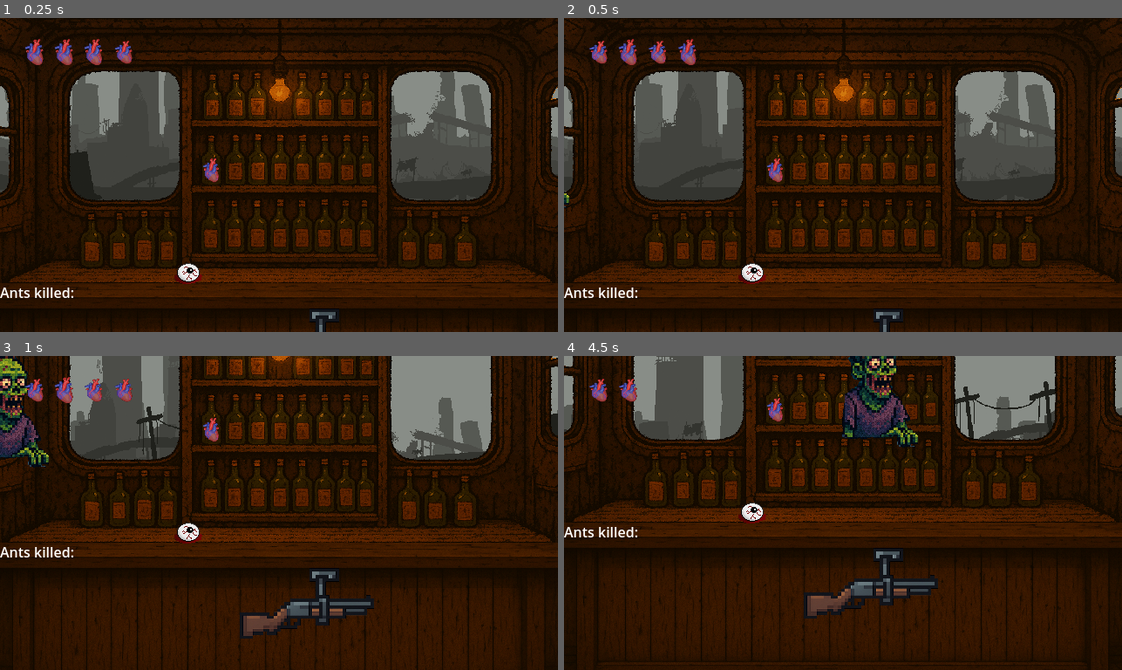
Above: before the commit, frames 1-4 (two rows, left to right).
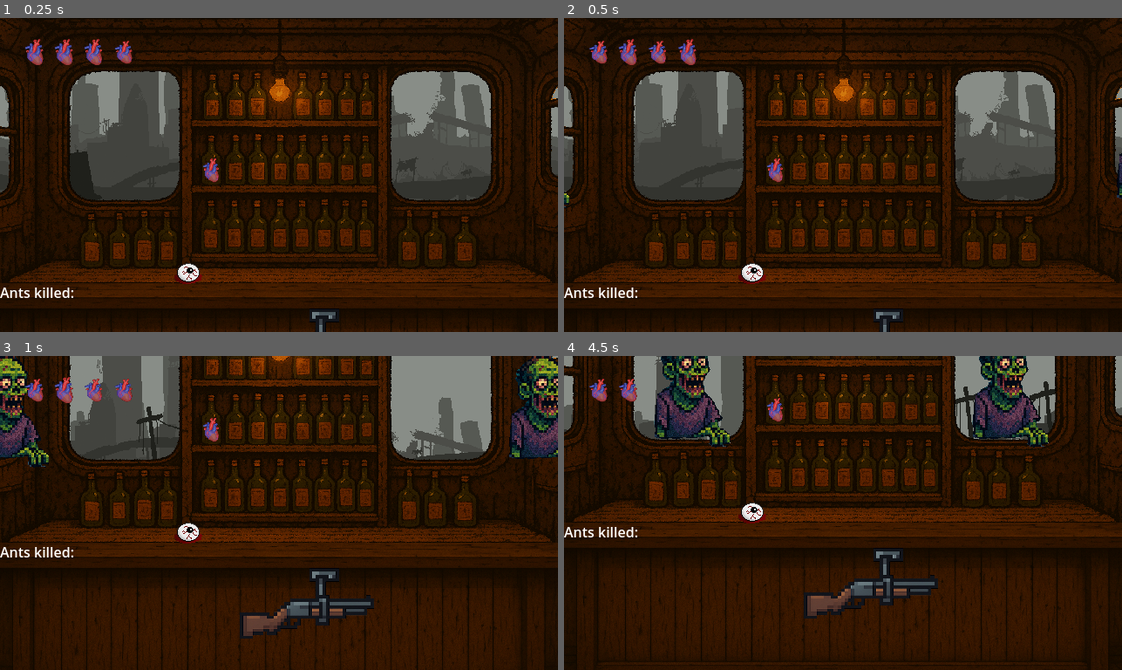
Above: after the commit, the same moments.

Repository: Iaotle/zombie-soup
Game: Godot game, scene res://Scenes/main.tscn
Two runs of this game, one before a commit and one after it. Both use one fixed random seed, a clock stepped at 60 frames per second and the inputs below.
Inputs (mouse positions are in pixels of both pictures, inside the frame that each line leads up to):
- Up to frame 1 (0.25 s): no input
- Up to frame 2 (0.5 s): no input
- Up to frame 3 (1 s): move the mouse to (401, 497) at 0.52 s; hold Mouse wheel down (scroll_down) from 0.53 s (still down); click (401, 497) at 0.67 s
- Up to frame 4 (4.5 s): move the mouse to (731, 528) at 1.27 s; release Mouse wheel down (scroll_down) at 1.28 s; tap Mouse wheel up (scroll_up) at 1.35 s; click (731, 528) at 1.42 s; move the mouse to (898, 443) at 2.02 s; hold Space (spacebar) 2.03-2.78 s; click (898, 443) at 2.17 s; move the mouse to (815, 575) at 2.77 s; tap Mouse wheel down (scroll_down) at 2.85 s; click (815, 575) at 2.92 s; move the mouse to (1010, 560) at 3.52 s; hold Mouse wheel up (scroll_up) 3.53-4.28 s; click (1010, 560) at 3.67 s; move the mouse to (675, 465) at 4.27 s; tap Space (spacebar) at 4.35 s; click (675, 465) at 4.42 s

Frame 1 is identical in both runs. In frame 2, 0.1% of the frame differs, in the area x 99-100%, y 43-58%; in frame 3, 2.3%; in frame 4, 7.4%, in the area x 16-87%, y 0-30%.

Commit message:
improve enemies, add sound

Diff:
--- a/Scenes/main.gd
+++ b/Scenes/main.gd
@@ -1,97 +1,142 @@
 extends Node2D
+# Define your enemy types here:
+var ENEMY_DEFS = [
+	# Add dictionaries here following the example above, e.g. skeleton, mutant, etc.
+		{
+		"name": "zombie",
+		"calm_texture": preload("res://Sprites/zombie.png"),
+		"angry_texture": preload("res://Sprites/zombie_mad.png"),
+		"calm_scale": Vector2(0.13, 0.13),
+		"angry_scale": Vector2(0.29, 0.29),
+		"ingredients": ['eye', 'brain', 'heart'],
+		"spawn_y": 152,
+		"target_positions": {1: Vector2(147, 152), 2: Vector2(512, 152)},
+		"angry_positions": {1: Vector2(140, 162), 2: Vector2(500, 162)},
+		"angry_sound": preload("res://zombie_mad.mp3")
+	},
+]
 
-@export var calm_texture: Texture2D
-@export var angry_texture: Texture2D
-@export var ingredient: Array[String] = []
-
-var sprite: Sprite2D
-var target_pos: Vector2
-var target_window: int
-var current_ingredient: String
-var state: String = "idle"
-var demand_timer: Timer
-var angry_timer: Timer
+# Tracks active enemies by window (1 or 2)
+var active_enemies := {}
 
 func _ready():
 	randomize()
-	spawn_zombie()
+	# Spawn one enemy in each window at start
+	for window_id in [1, 2]:
+		spawn_enemy(window_id)
 
-func spawn_zombie():
-	if sprite:
-		sprite.queue_free()
-	sprite = Sprite2D.new()
-	sprite.texture = calm_texture
-	sprite.scale = Vector2(0.13, 0.13)
+func spawn_enemy(window_id):
+	if active_enemies.has(window_id):
+		return
+	if ENEMY_DEFS.is_empty():
+		push_error("No enemy definitions found!")
+		return
+	var def = ENEMY_DEFS[randi() % ENEMY_DEFS.size()]
+	# Create and configure sprite
+	var sprite = Sprite2D.new()
+	sprite.texture = def["calm_texture"]
+	sprite.scale = def["calm_scale"]
+	# Determine off-screen spawn X
+	var screen_size = get_viewport_rect().size
+	var off_x = - sprite.texture.get_width() * sprite.scale.x if window_id == 1 else screen_size.x + sprite.texture.get_width() * sprite.scale.x
+	sprite.position = Vector2(off_x, def["spawn_y"])
 	add_child(sprite)
-
-	var screen_size = get_viewport_rect().size
-	var left_side = randi() % 2 == 0
-	var off_x = - sprite.texture.get_width() * sprite.scale.x if left_side else screen_size.x + sprite.texture.get_width() * sprite.scale.x
-	sprite.position = Vector2(off_x, 152)
-
-	target_window = randi() % 2 + 1
-	target_pos = Vector2(147, 152) if target_window == 1 else Vector2(512, 152)
-	state = "walking"
-	print("Spawned zombie, target window %d" % target_window)
-
-	if not demand_timer:
-		demand_timer = Timer.new()
-		demand_timer.one_shot = true
-		add_child(demand_timer)
-		demand_timer.connect("timeout", Callable(self, "_on_demand_timeout"))
-	if not angry_timer:
-		angry_timer = Timer.new()
-		angry_timer.one_shot = true
-		add_child(angry_timer)
-		angry_timer.connect("timeout", Callable(self, "_on_angry_timeout"))
+	# Create timers
+	var demand_timer = Timer.new()
+	demand_timer.one_shot = true
+	add_child(demand_timer)
+	demand_timer.connect("timeout", Callable(self, "_on_demand_timeout").bind(window_id))
+	var angry_timer = Timer.new()
+	angry_timer.one_shot = true
+	add_child(angry_timer)
+	angry_timer.connect("timeout", Callable(self, "_on_angry_timeout").bind(window_id))
+	# Store enemy data
+	active_enemies[window_id] = {
+		"def": def,
+		"sprite": sprite,
+		"state": "walking",
+		"demand_timer": demand_timer,
+		"angry_timer": angry_timer,
+		"current_ingredient": ""
+	}
+	print("Spawned %s in window %d" % [def["name"], window_id])
 
 func _process(delta):
-	if state == "walking":
-		sprite.position = sprite.position.move_toward(target_pos, 100 * delta)
-		if sprite.position.distance_to(target_pos) < 5:
-			sprite.position = target_pos
-			state = "waiting"
-			current_ingredient = ingredient[randi() % ingredient.size()] if ingredient.size() > 0 else ""
-			print("Zombie arrived at window %d, demand: %s" % [target_window, current_ingredient])
-			demand_timer.start(5)
+	for window_id in active_enemies.keys():
+		var data = active_enemies[window_id]
+		var def = data["def"]
+		var sprite = data["sprite"]
+		match data["state"]:
+			"walking":
+				var target = def["target_positions"][window_id]
+				sprite.position = sprite.position.move_toward(target, 100 * delta)
+				if sprite.position.distance_to(target) < 5:
+					sprite.position = target
+					data["state"] = "waiting"
+					data["current_ingredient"] = def["ingredients"][randi() % def["ingredients"].size()]
+					print("%s arrived at window %d, demand: %s" % [def["name"], window_id, data["current_ingredient"]])
+					data["demand_timer"].start(5)
+			"angry":
+				pass
 
-func feed_zombie():
-	if state == "waiting":
-		print("Fed zombie with %s" % current_ingredient)
-		demand_timer.stop()
-		sprite.queue_free()
-		spawn_zombie()
+func feed_enemy(window_id):
+	if not active_enemies.has(window_id):
+		return
+	var data = active_enemies[window_id]
+	if data["state"] == "waiting":
+		print("Fed %s with %s" % [data["def"]["name"], data["current_ingredient"]])
+		data["demand_timer"].stop()
+		_remove_enemy(window_id)
+		spawn_enemy(window_id)
 
-func _on_demand_timeout():
-	print("Zombie not fed, getting angry")
-	become_angry()
+func _on_demand_timeout(window_id):
+	var data = active_enemies[window_id]
+	print("%s at window %d not fed, getting angry" % [data["def"]["name"], window_id])
+	_become_angry(window_id)
 
-func become_angry():
-	state = "angry"
-	sprite.texture = angry_texture
-	sprite.scale = Vector2(0.29, 0.29)
-	sprite.position = Vector2(140, 162) if target_window == 1 else Vector2(500, 162)
-	print("Zombie is angry!")
-	angry_timer.start(5)
+func _become_angry(window_id):
+	var data = active_enemies[window_id]
+	data["state"] = "angry"
+	var def = data["def"]
+	var sprite = data["sprite"]
+	sprite.texture = def["angry_texture"]
+	sprite.scale = def["angry_scale"]
+	sprite.position = def["angry_positions"][window_id]
+	# Play angry sound
+	var snd = AudioStreamPlayer2D.new()
+	snd.stream = def["angry_sound"]
+	add_child(snd)
+	snd.play()
+	print("%s is angry at window %d!" % [def["name"], window_id])
+	data["angry_timer"].start(5)
 
 func _input(event):
-	if state == "angry" and event is InputEventMouseButton and event.pressed:
-		if event.position.distance_to(sprite.position) < sprite.texture.get_width() * sprite.scale.x * 0.5:
-			print("Zombie shot!")
-			angry_timer.stop()
-			sprite.queue_free()
-			spawn_zombie()
+	if event is InputEventMouseButton and event.pressed:
+		for window_id in active_enemies.keys():
+			var data = active_enemies[window_id]
+			var sprite = data["sprite"]
+			if data["state"] == "angry" and event.position.distance_to(sprite.position) < sprite.texture.get_width() * sprite.scale.x * 0.5:
+				print("%s at window %d shot!" % [data["def"]["name"], window_id])
+				data["angry_timer"].stop()
+				_remove_enemy(window_id)
+				spawn_enemy(window_id)
+				return
 
-func _on_angry_timeout():
-	print("Zombie not shot, game over")
+func _on_angry_timeout(window_id):
+	print("%s at window %d not shot, game over" % [active_enemies[window_id]["def"]["name"], window_id])
 	game_over()
+
+func _remove_enemy(window_id):
+	var data = active_enemies[window_id]
+	data["sprite"].queue_free()
+	data["demand_timer"].queue_free()
+	data["angry_timer"].queue_free()
+	active_enemies.erase(window_id)
 
 func game_over():
 	var label = Label.new()
 	label.text = "Game Over"
 	label.modulate = Color.RED
-	# label.align = Label.Align.CENTER
-	# label.valign = Label.VAlign.CENTER
 	var center = get_viewport_rect().size / 2
 	label.position = center - (label.get_size() / 2)
 	add_child(label)
--- a/Scenes/main.tscn
+++ b/Scenes/main.tscn
@@ -1,8 +1,7 @@
-[gd_scene load_steps=14 format=3 uid="uid://funbevyd5jtw"]
+[gd_scene load_steps=12 format=3 uid="uid://funbevyd5jtw"]
 
 [ext_resource type="PackedScene" uid="uid://cgx045qeg6ebk" path="res://Scenes/parallax.tscn" id="1_bo1nx"]
 [ext_resource type="Script" uid="uid://duqfm43noky6r" path="res://Scenes/main.gd" id="1_d1ilt"]
-[ext_resource type="Texture2D" uid="uid://b504wdgwghyfj" path="res://Sprites/zombie.png" id="2_6iyac"]
 [ext_resource type="Texture2D" uid="uid://cn6ruatx3kkyc" path="res://Sprites/bg/tt.png" id="2_8gbba"]
 [ext_resource type="AudioStream" uid="uid://csr6aqjrxua5" path="res://inside-old-train-169418.mp3" id="3_8gbba"]
 [ext_resource type="Script" uid="uid://chube24h7y0h" path="res://Scenes/camera_2d.gd" id="4_21xkr"]
@@ -11,13 +10,10 @@
 [ext_resource type="Texture2D" uid="uid://dwok1ybywkx6n" path="res://Sprites/heart.png" id="7_344ge"]
 [ext_resource type="Texture2D" uid="uid://denaculunq3vk" path="res://Sprites/eye.png" id="8_ynf5e"]
 [ext_resource type="Texture2D" uid="uid://ct1q0vl12ur8f" path="res://Concepts/ChatGPT Image Jun 7, 2025, 05_45_49 PM.png" id="10_6iyac"]
-[ext_resource type="Texture2D" uid="uid://dj5gkn2be1840" path="res://Sprites/zombie_mad.png" id="11_d1ilt"]
-[ext_resource type="PackedScene" uid="uid://csgmkf5skwp7t" path="res://Scenes/player.tscn" id="13_fdnlq"]
+[ext_resource type="PackedScene" path="res://Scenes/player.tscn" id="13_fdnlq"]
 
 [node name="Main" type="Node2D"]
 script = ExtResource("1_d1ilt")
-calm_texture = ExtResource("2_6iyac")
-angry_texture = ExtResource("11_d1ilt")
 
 [node name="Parallax" parent="." instance=ExtResource("1_bo1nx")]
 
Not shown, added: zombie_mad.mp3.import
Not shown, added: Scenes/Voice 250607_184155.m4a
Not shown, added: zombie_mad.mp3
